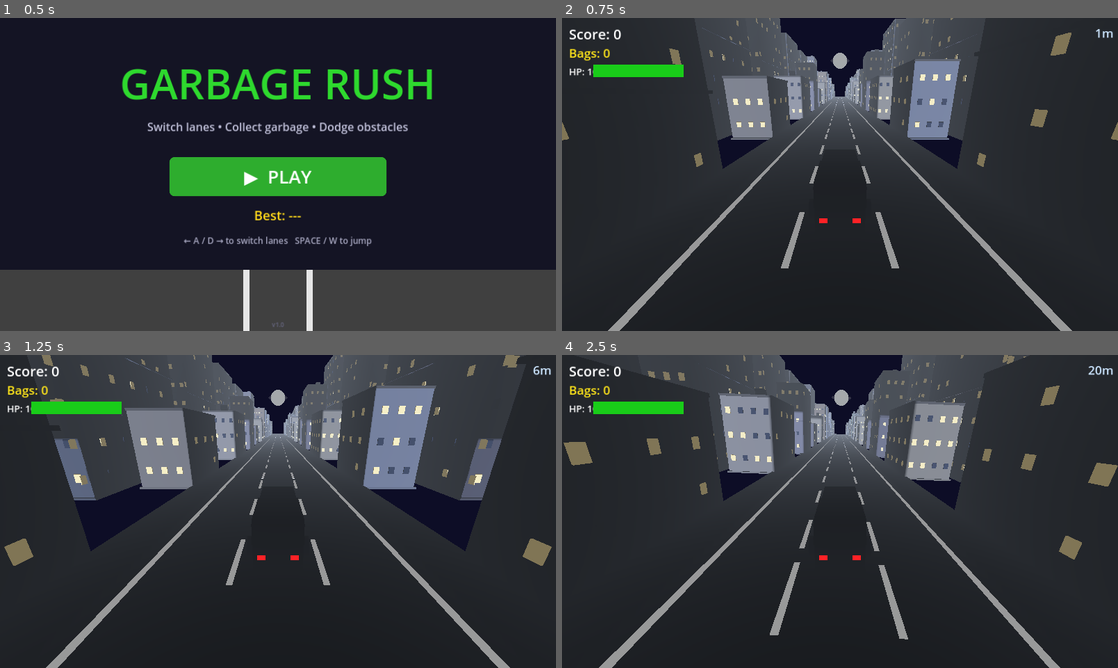
Above: before the commit, frames 1-4 (two rows, left to right).
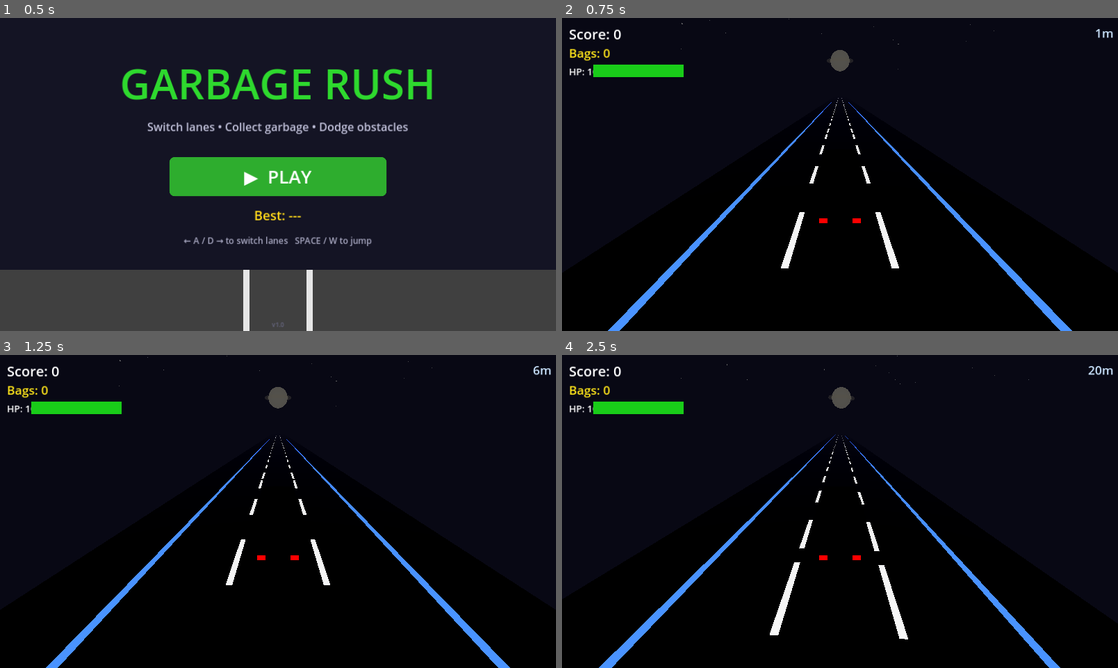
Above: after the commit, the same moments.

Repository: bhavyat81/runner
Game: Godot game, scene res://scenes/main_menu.tscn
Two runs of this game, one before a commit and one after it. Both use one fixed random seed, a clock stepped at 60 frames per second and the inputs below.
Inputs (mouse positions are in pixels of both pictures, inside the frame that each line leads up to):
- Up to frame 1 (0.5 s): no input
- Up to frame 2 (0.75 s): click "▶ PLAY" at 0.5 s
- Up to frame 3 (1.25 s): no input
- Up to frame 4 (2.5 s): move the mouse to (962, 495) at 1.27 s; hold D (move_right) 1.28-2.03 s; click (962, 495) at 1.42 s; tap Space (jump) at 1.52, 2.27 s; move the mouse to (728, 527) at 2.02 s; hold A (move_left) from 2.03 s (still down)

Frame 1 is identical in both runs. In frame 2, 96% of the frame differs, in the area x 0-100%, y 0-100%; in frame 3, 93%; in frame 4, 96%.
Error after the commit: Parse Error: Cannot infer the type of "chosen_color" variable because the value doesn't have a set type. (res://scripts/building.gd:155)

Commit message:
Comprehensive graphics upgrade: wet road, neon lights, metallic materials, stars, moon, effects
Co-authored-by: bhavyat81 <233542359+bhavyat81@users.noreply.github.com>

Diff:
--- a/scenes/game.tscn
+++ b/scenes/game.tscn
@@ -5,12 +5,13 @@
 
 [sub_resource type="Environment" id="Environment_sky"]
 background_mode = 1
-background_color = Color(0.05, 0.05, 0.15, 1)
+background_color = Color(0.03, 0.03, 0.08, 1)
 ambient_light_source = 1
 ambient_light_color = Color(0.3, 0.35, 0.5, 1)
-ambient_light_energy = 0.4
+ambient_light_energy = 0.55
 fog_enabled = true
-fog_density = 0.008
+fog_density = 0.012
+fog_light_color = Color(0.03, 0.03, 0.08, 1)
 fog_sky_affect = 0.5
 
 [sub_resource type="BoxShape3D" id="BoxShape3D_ground"]
@@ -24,8 +25,8 @@
 
 [node name="Sun" type="DirectionalLight3D" parent="."]
 transform = Transform3D(1, 0, 0, 0, 0.766, -0.643, 0, 0.643, 0.766, 0, 20, 10)
-light_color = Color(0.7, 0.75, 0.9, 1)
-light_energy = 0.6
+light_color = Color(0.8, 0.82, 0.95, 1)
+light_energy = 0.75
 shadow_enabled = true
 
 [node name="Ground" type="StaticBody3D" parent="."]
--- a/scenes/truck.tscn
+++ b/scenes/truck.tscn
@@ -28,6 +28,17 @@
 
 [sub_resource type="BoxMesh" id="BoxMesh_taillight"]
 size = Vector3(0.28, 0.18, 0.08)
+
+[sub_resource type="BoxMesh" id="BoxMesh_underglow"]
+size = Vector3(1.6, 0.06, 5.0)
+
+[sub_resource type="StandardMaterial3D" id="Mat_underglow"]
+albedo_color = Color(0.0, 1.0, 0.8, 0.4)
+emission_enabled = true
+emission = Color(0.0, 1.0, 0.8, 1.0)
+emission_energy_multiplier = 1.5
+transparency = 1
+shading_mode = 1
 
 [sub_resource type="CylinderMesh" id="CylinderMesh_wheel"]
 top_radius = 0.38
@@ -47,12 +58,16 @@
 
 [sub_resource type="StandardMaterial3D" id="Mat_compactor"]
 albedo_color = Color(0.15, 0.55, 0.15, 1)
+metallic = 0.4
+roughness = 0.3
 
 [sub_resource type="StandardMaterial3D" id="Mat_hopper"]
 albedo_color = Color(0.1, 0.35, 0.1, 1)
 
 [sub_resource type="StandardMaterial3D" id="Mat_cabin"]
 albedo_color = Color(0.9, 0.9, 0.9, 1)
+metallic = 0.4
+roughness = 0.3
 
 [sub_resource type="StandardMaterial3D" id="Mat_windshield"]
 albedo_color = Color(0.55, 0.78, 0.95, 1)
@@ -60,10 +75,10 @@
 roughness = 0.1
 
 [sub_resource type="StandardMaterial3D" id="Mat_headlight"]
-albedo_color = Color(1.0, 0.9, 0.2, 1)
+albedo_color = Color(1.0, 1.0, 1.0, 1)
 emission_enabled = true
-emission = Color(1.0, 0.9, 0.2, 1)
-emission_energy_multiplier = 2.0
+emission = Color(1.0, 1.0, 1.0, 1)
+emission_energy_multiplier = 3.0
 
 [sub_resource type="StandardMaterial3D" id="Mat_stripe"]
 albedo_color = Color(1.0, 0.7, 0.0, 1)
@@ -72,7 +87,7 @@
 albedo_color = Color(1.0, 0.0, 0.0, 1)
 emission_enabled = true
 emission = Color(1.0, 0.0, 0.0, 1)
-emission_energy_multiplier = 1.5
+emission_energy_multiplier = 2.0
 
 [sub_resource type="StandardMaterial3D" id="Mat_hubcap"]
 albedo_color = Color(0.7, 0.7, 0.7, 1)
@@ -184,6 +199,11 @@
 transform = Transform3D(1, 0, 0, 0, 1, 0, 0, 0, 1, 0, 0.9, 0)
 shape = SubResource("BoxShape3D_truck")
 
+[node name="Underglow" type="MeshInstance3D" parent="."]
+transform = Transform3D(1, 0, 0, 0, 1, 0, 0, 0, 1, 0, -0.02, 0)
+mesh = SubResource("BoxMesh_underglow")
+surface_material_override/0 = SubResource("Mat_underglow")
+
 [node name="Camera3D" type="Camera3D" parent="."]
 transform = Transform3D(1, 0, 0, 0, 0.94, 0.342, 0, -0.342, 0.94, 0, 4.5, 9.0)
 fov = 70.0
--- a/scripts/building.gd
+++ b/scripts/building.gd
@@ -13,20 +13,23 @@
 
 	var mat := StandardMaterial3D.new()
 	mat.albedo_color = color
+	mat.metallic = 0.05
+	mat.roughness = 0.7
 	mesh_instance.material_override = mat
 
 	# Add details
 	_add_windows(height, width, depth)
 	_add_ledges(height, width, depth, color)
 	_add_roof(height, width, depth)
+	_add_neon_accent(height, width, depth)
 
 func _add_windows(height: float, width: float, depth: float) -> void:
 	# Create two window materials — lit and dark
 	var lit_mat := StandardMaterial3D.new()
-	lit_mat.albedo_color = Color(1.0, 0.95, 0.7, 1.0)
+	lit_mat.albedo_color = Color(1.0, 0.85, 0.5, 1.0)
 	lit_mat.emission_enabled = true
-	lit_mat.emission = Color(1.0, 0.9, 0.6, 1.0)
-	lit_mat.emission_energy_multiplier = 0.5
+	lit_mat.emission = Color(1.0, 0.85, 0.5, 1.0)
+	lit_mat.emission_energy_multiplier = 1.2
 
 	var dark_mat := StandardMaterial3D.new()
 	dark_mat.albedo_color = Color(0.15, 0.2, 0.3, 1.0)
@@ -124,3 +127,43 @@
 		structure.material_override = structure_mat
 		structure.position = Vector3(randf_range(-1.0, 1.0), height + 0.8, 0.0)
 		add_child(structure)
+
+	# Rooftop aviation light on tall buildings
+	if height > 12.0:
+		var light_mat := StandardMaterial3D.new()
+		light_mat.albedo_color = Color(1.0, 0.0, 0.0, 1.0)
+		light_mat.emission_enabled = true
+		light_mat.emission = Color(1.0, 0.0, 0.0, 1.0)
+		light_mat.emission_energy_multiplier = 2.0
+		light_mat.shading_mode = BaseMaterial3D.SHADING_MODE_UNSHADED
+		var light_sphere := SphereMesh.new()
+		light_sphere.radius = 0.18
+		light_sphere.height = 0.36
+		var avi_light := MeshInstance3D.new()
+		avi_light.mesh = light_sphere
+		avi_light.material_override = light_mat
+		avi_light.position = Vector3(0.0, height + 0.5, 0.0)
+		add_child(avi_light)
+
+func _add_neon_accent(height: float, width: float, depth: float) -> void:
+	# Thin glowing neon strip at the base of the building
+	var neon_colors := [
+		Color(0.0, 1.0, 1.0, 1.0),   # cyan
+		Color(1.0, 0.0, 1.0, 1.0),   # magenta
+		Color(1.0, 0.95, 0.7, 1.0),  # warm white
+	]
+	var chosen_color := neon_colors[randi() % neon_colors.size()]
+	var neon_mat := StandardMaterial3D.new()
+	neon_mat.albedo_color = chosen_color
+	neon_mat.emission_enabled = true
+	neon_mat.emission = chosen_color
+	neon_mat.emission_energy_multiplier = 1.5
+	neon_mat.shading_mode = BaseMaterial3D.SHADING_MODE_UNSHADED
+
+	var strip_mesh := BoxMesh.new()
+	strip_mesh.size = Vector3(width + 0.32, 0.08, depth + 0.32)
+	var strip := MeshInstance3D.new()
+	strip.mesh = strip_mesh
+	strip.material_override = neon_mat
+	strip.position = Vector3(0.0, 0.22, 0.0)
+	add_child(strip)
--- a/scripts/collect_effect.gd
+++ b/scripts/collect_effect.gd
@@ -7,6 +7,8 @@
 var _particles: Array[MeshInstance3D] = []
 var _velocities: Array[Vector3] = []
 var _lifetimes: Array[float] = []
+var _ring: MeshInstance3D = null
+var _ring_mat: StandardMaterial3D = null
 var _elapsed: float = 0.0
 const LIFETIME: float = 0.5
 const PARTICLE_COUNT: int = 8
@@ -15,15 +17,15 @@
 	for i in range(PARTICLE_COUNT):
 		var mi := MeshInstance3D.new()
 		var sphere := SphereMesh.new()
-		sphere.radius = 0.12
-		sphere.height = 0.24
+		sphere.radius = 0.18
+		sphere.height = 0.36
 		mi.mesh = sphere
 
 		var mat := StandardMaterial3D.new()
 		mat.albedo_color = color
 		mat.emission_enabled = true
 		mat.emission = color
-		mat.emission_energy_multiplier = 2.0
+		mat.emission_energy_multiplier = 4.0
 		mat.transparency = BaseMaterial3D.TRANSPARENCY_ALPHA
 		mat.shading_mode = BaseMaterial3D.SHADING_MODE_UNSHADED
 		mi.material_override = mat
@@ -36,6 +38,23 @@
 		var speed := randf_range(2.5, 5.0)
 		_velocities.append(Vector3(cos(angle) * speed, randf_range(2.0, 4.5), sin(angle) * speed))
 		_lifetimes.append(LIFETIME * randf_range(0.7, 1.0))
+
+	# Ring burst — expanding torus that fades out
+	var torus := TorusMesh.new()
+	torus.inner_radius = 0.1
+	torus.outer_radius = 0.5
+	_ring = MeshInstance3D.new()
+	_ring.mesh = torus
+	_ring_mat = StandardMaterial3D.new()
+	_ring_mat.albedo_color = color
+	_ring_mat.emission_enabled = true
+	_ring_mat.emission = color
+	_ring_mat.emission_energy_multiplier = 4.0
+	_ring_mat.transparency = BaseMaterial3D.TRANSPARENCY_ALPHA
+	_ring_mat.shading_mode = BaseMaterial3D.SHADING_MODE_UNSHADED
+	_ring.material_override = _ring_mat
+	_ring.rotation_degrees.x = 90.0
+	add_child(_ring)
 
 func _process(delta: float) -> void:
 	_elapsed += delta
@@ -53,3 +72,10 @@
 		var mat: StandardMaterial3D = _particles[i].material_override
 		if mat:
 			mat.albedo_color.a = 1.0 - t
+
+	# Expand ring outward and fade
+	if _ring and _ring_mat:
+		var rt := _elapsed / LIFETIME
+		var ring_scale := lerpf(0.5, 4.0, rt)
+		_ring.scale = Vector3(ring_scale, ring_scale, ring_scale)
+		_ring_mat.albedo_color.a = 1.0 - rt
--- a/scripts/game.gd
+++ b/scripts/game.gd
@@ -267,8 +267,8 @@
 func _create_moon() -> void:
 	var moon := MeshInstance3D.new()
 	var sphere := SphereMesh.new()
-	sphere.radius = 6.0
-	sphere.height = 12.0
+	sphere.radius = 8.0
+	sphere.height = 16.0
 	moon.mesh = sphere
 
 	var mat := StandardMaterial3D.new()
@@ -281,18 +281,18 @@
 	moon.position = MOON_POSITION
 	add_child(moon)
 
-	# Soft halo glow ring around the moon
+	# Soft halo glow ring around the moon — larger and brighter
 	var halo := MeshInstance3D.new()
 	var torus := TorusMesh.new()
-	torus.inner_radius = 6.4
-	torus.outer_radius = 8.0
+	torus.inner_radius = 8.6
+	torus.outer_radius = 11.0
 	halo.mesh = torus
 
 	var halo_mat := StandardMaterial3D.new()
-	halo_mat.albedo_color = Color(1.0, 0.95, 0.8, 0.25)
+	halo_mat.albedo_color = Color(1.0, 0.95, 0.8, 0.35)
 	halo_mat.emission_enabled = true
 	halo_mat.emission = Color(1.0, 0.95, 0.8, 1.0)
-	halo_mat.emission_energy_multiplier = 0.8
+	halo_mat.emission_energy_multiplier = 1.2
 	halo_mat.shading_mode = BaseMaterial3D.SHADING_MODE_UNSHADED
 	halo_mat.transparency = BaseMaterial3D.TRANSPARENCY_ALPHA
 	halo.set_surface_override_material(0, halo_mat)
@@ -309,9 +309,12 @@
 
 	var crater_data := [
 		# [offset_from_center, radius]
-		[Vector3(-2.2, 1.5, -5.5), 1.1],
-		[Vector3(2.8, -1.0, -5.3), 0.75],
-		[Vector3(-0.5, -3.0, -4.8), 0.55],
+		[Vector3(-2.9, 2.0, -7.3), 1.4],
+		[Vector3(3.7, -1.3, -7.1), 1.0],
+		[Vector3(-0.7, -4.0, -6.4), 0.75],
+		[Vector3(1.8, 3.5, -6.8), 0.6],
+		[Vector3(-4.5, -0.5, -6.6), 0.85],
+		[Vector3(2.5, -3.2, -7.0), 0.5],
 	]
 	for cd in crater_data:
 		var crater := MeshInstance3D.new()
@@ -322,6 +325,41 @@
 		crater.set_surface_override_material(0, crater_mat)
 		crater.position = MOON_POSITION + cd[0]
 		add_child(crater)
+
+	# Stars — small white spheres scattered in the sky
+	var star_mat := StandardMaterial3D.new()
+	star_mat.albedo_color = Color(1.0, 1.0, 1.0, 1.0)
+	star_mat.emission_enabled = true
+	star_mat.emission = Color(1.0, 1.0, 1.0, 1.0)
+	star_mat.emission_energy_multiplier = 2.0
+	star_mat.shading_mode = BaseMaterial3D.SHADING_MODE_UNSHADED
+
+	var rng := RandomNumberGenerator.new()
+	rng.seed = 42  # Fixed seed for consistent star placement
+	for i in range(40):
+		var star := MeshInstance3D.new()
+		var star_sphere := SphereMesh.new()
+		var star_size := rng.randf_range(0.1, 0.35)
+		star_sphere.radius = star_size
+		star_sphere.height = star_size * 2.0
+		star.mesh = star_sphere
+		# Some stars have slight emission variation for twinkling effect
+		if rng.randf() < 0.4:
+			var twinkle_mat := StandardMaterial3D.new()
+			twinkle_mat.albedo_color = Color(0.9, 0.95, 1.0, 1.0)
+			twinkle_mat.emission_enabled = true
+			twinkle_mat.emission = Color(0.9, 0.95, 1.0, 1.0)
+			twinkle_mat.emission_energy_multiplier = 3.5
+			twinkle_mat.shading_mode = BaseMaterial3D.SHADING_MODE_UNSHADED
+			star.set_surface_override_material(0, twinkle_mat)
+		else:
+			star.set_surface_override_material(0, star_mat)
+		star.position = Vector3(
+			rng.randf_range(-120.0, 120.0),
+			rng.randf_range(25.0, 70.0),
+			rng.randf_range(-250.0, -80.0)
+		)
+		add_child(star)
 
 func _random_building_color() -> Color:
 	var palette := [
--- a/scripts/garbage_marker.gd
+++ b/scripts/garbage_marker.gd
@@ -51,6 +51,39 @@
 	red_mat.emission_energy_multiplier = 3.0
 	red_mat.transparency = BaseMaterial3D.TRANSPARENCY_ALPHA
 	marker_mesh.material_override = red_mat
+
+	# Radar-ping outer ring — larger transparent cylinder that pulses outward
+	var ring_cyl := CylinderMesh.new()
+	ring_cyl.top_radius = 2.2
+	ring_cyl.bottom_radius = 2.2
+	ring_cyl.height = 0.04
+	var outer_ring := MeshInstance3D.new()
+	outer_ring.mesh = ring_cyl
+	var ring_mat := StandardMaterial3D.new()
+	ring_mat.albedo_color = Color(1.0, 0.2, 0.2, 0.3)
+	ring_mat.emission_enabled = true
+	ring_mat.emission = Color(1.0, 0.1, 0.1, 1.0)
+	ring_mat.emission_energy_multiplier = 1.5
+	ring_mat.transparency = BaseMaterial3D.TRANSPARENCY_ALPHA
+	ring_mat.shading_mode = BaseMaterial3D.SHADING_MODE_UNSHADED
+	outer_ring.material_override = ring_mat
+	outer_ring.position = Vector3(0.0, -0.02, 0.0)
+	add_child(outer_ring)
+
+	# Dark fake shadow disc below the marker
+	var shadow_cyl := CylinderMesh.new()
+	shadow_cyl.top_radius = 1.8
+	shadow_cyl.bottom_radius = 1.8
+	shadow_cyl.height = 0.02
+	var shadow := MeshInstance3D.new()
+	shadow.mesh = shadow_cyl
+	var shadow_mat := StandardMaterial3D.new()
+	shadow_mat.albedo_color = Color(0.0, 0.0, 0.0, 0.5)
+	shadow_mat.transparency = BaseMaterial3D.TRANSPARENCY_ALPHA
+	shadow_mat.shading_mode = BaseMaterial3D.SHADING_MODE_UNSHADED
+	shadow.material_override = shadow_mat
+	shadow.position = Vector3(0.0, -0.03, 0.0)
+	add_child(shadow)
 
 	# Falling item — hidden until the marker gets close to the truck.
 	# Actual mesh is built in _build_item_mesh() after is_harmful is known.
@@ -80,7 +113,7 @@
 	var bag_mat := StandardMaterial3D.new()
 	bag_mat.albedo_color = GARBAGE_BAG_COLOR
 	bag_mat.roughness = 0.8
-	bag_mat.metallic = 0.0
+	bag_mat.metallic = 0.1
 	bag_mat.emission_enabled = true
 	bag_mat.emission = Color(0.1, 0.4, 0.1, 1.0)
 	bag_mat.emission_energy_multiplier = 0.5
@@ -133,7 +166,7 @@
 
 	var body_mat := StandardMaterial3D.new()
 	body_mat.albedo_color = Color(0.12, 0.12, 0.15, 1.0)
-	body_mat.metallic = 0.5
+	body_mat.metallic = 0.3
 	body_mat.roughness = 0.2
 	body_mat.emission_enabled = true
 	body_mat.emission = Color(0.15, 0.15, 0.2, 1.0)
@@ -191,7 +224,7 @@
 	screen_mat.albedo_color = Color(0.35, 0.55, 1.0, 1.0)
 	screen_mat.emission_enabled = true
 	screen_mat.emission = Color(0.2, 0.4, 1.0, 1.0)
-	screen_mat.emission_energy_multiplier = 2.0
+	screen_mat.emission_energy_multiplier = 3.0
 	screen_mat.shading_mode = BaseMaterial3D.SHADING_MODE_UNSHADED
 	screen.material_override = screen_mat
 	screen.position = Vector3(0.0, 0.0, -0.53)
@@ -332,7 +365,7 @@
 	var pulse := (sin(pulse_time) + 1.0) * 0.5
 	var mat: StandardMaterial3D = marker_mesh.material_override
 	if mat:
-		mat.emission_energy_multiplier = lerpf(0.8, 2.5, pulse)
+		mat.emission_energy_multiplier = lerpf(1.0, 4.0, pulse)
 
 func _on_body_entered(body: Node3D) -> void:
 	if body.is_in_group("truck") and not collected:
--- a/scripts/obstacle.gd
+++ b/scripts/obstacle.gd
@@ -40,8 +40,8 @@
 
 	var body_mat := StandardMaterial3D.new()
 	body_mat.albedo_color = color
-	body_mat.roughness = 0.4
-	body_mat.metallic = 0.3
+	body_mat.roughness = 0.25
+	body_mat.metallic = 0.5
 	body_mat.emission_enabled = true
 	body_mat.emission = color
 	body_mat.emission_energy_multiplier = 0.5
@@ -54,8 +54,8 @@
 	roof.mesh = roof_mesh
 	var roof_mat := StandardMaterial3D.new()
 	roof_mat.albedo_color = color.darkened(0.2)
-	roof_mat.roughness = 0.4
-	roof_mat.metallic = 0.3
+	roof_mat.roughness = 0.25
+	roof_mat.metallic = 0.5
 	roof_mat.emission_enabled = true
 	roof_mat.emission = color.darkened(0.2)
 	roof_mat.emission_energy_multiplier = 0.3
@@ -67,8 +67,8 @@
 	var win_mat := StandardMaterial3D.new()
 	win_mat.albedo_color = Color(0.2, 0.3, 0.4, 0.7)
 	win_mat.transparency = BaseMaterial3D.TRANSPARENCY_ALPHA
-	win_mat.roughness = 0.1
-	win_mat.metallic = 0.5
+	win_mat.roughness = 0.05
+	win_mat.metallic = 0.7
 	for wx in [-0.91, 0.91]:
 		var win_mesh := BoxMesh.new()
 		win_mesh.size = Vector3(0.05, 0.45, 1.7)
@@ -94,6 +94,22 @@
 		w.rotation_degrees.z = 90.0
 		add_child(w)
 
+	# Front headlights (two small white emissive boxes)
+	var headlight_mat := StandardMaterial3D.new()
+	headlight_mat.albedo_color = Color(1.0, 1.0, 0.9, 1.0)
+	headlight_mat.emission_enabled = true
+	headlight_mat.emission = Color(1.0, 1.0, 0.9, 1.0)
+	headlight_mat.emission_energy_multiplier = 2.5
+	headlight_mat.shading_mode = BaseMaterial3D.SHADING_MODE_UNSHADED
+	for hx in [-0.7, 0.7]:
+		var hl_mesh := BoxMesh.new()
+		hl_mesh.size = Vector3(0.4, 0.18, 0.08)
+		var hl := MeshInstance3D.new()
+		hl.mesh = hl_mesh
+		hl.material_override = headlight_mat
+		hl.position = Vector3(hx, 0.65, -2.04)
+		add_child(hl)
+
 func _build_barrier(color: Color) -> void:
 	# Jersey barrier — tall concrete block, narrow at top, wide at base
 	var barrier_mesh := BoxMesh.new()
@@ -106,7 +122,7 @@
 	mat.roughness = 0.9
 	mat.emission_enabled = true
 	mat.emission = Color(0.6, 0.58, 0.55, 1.0)
-	mat.emission_energy_multiplier = 0.4
+	mat.emission_energy_multiplier = 0.6
 	mesh_instance.material_override = mat
 
 	# Reflective stripe near the top
@@ -118,7 +134,7 @@
 	stripe_mat.albedo_color = color
 	stripe_mat.emission_enabled = true
 	stripe_mat.emission = color
-	stripe_mat.emission_energy_multiplier = 0.8
+	stripe_mat.emission_energy_multiplier = 2.5
 	stripe.material_override = stripe_mat
 	stripe.position = Vector3(0.0, 0.95, 0.0)
 	add_child(stripe)
@@ -137,7 +153,7 @@
 	cone_mat.roughness = 0.7
 	cone_mat.emission_enabled = true
 	cone_mat.emission = Color(1.0, 0.4, 0.0, 1.0)
-	cone_mat.emission_energy_multiplier = 0.6
+	cone_mat.emission_energy_multiplier = 0.8
 	mesh_instance.material_override = cone_mat
 
 	# White reflective band around lower portion
@@ -150,8 +166,8 @@
 	var band_mat := StandardMaterial3D.new()
 	band_mat.albedo_color = Color(1.0, 1.0, 1.0, 1.0)
 	band_mat.emission_enabled = true
-	band_mat.emission = color
-	band_mat.emission_energy_multiplier = 0.5
+	band_mat.emission = Color(1.0, 1.0, 1.0, 1.0)
+	band_mat.emission_energy_multiplier = 1.0
 	band.material_override = band_mat
 	band.position = Vector3(0.0, 0.18, 0.0)
 	add_child(band)
--- a/scripts/road_segment.gd
+++ b/scripts/road_segment.gd
@@ -26,14 +26,16 @@
 	_build_curbs()
 	_build_footpaths()
 
-# --- Road surface (dark asphalt) ---
+# --- Road surface (wet reflective asphalt) ---
 func _build_road() -> void:
 	var road := MeshInstance3D.new()
 	var mesh := BoxMesh.new()
 	mesh.size = Vector3(ROAD_HALF_WIDTH * 2.0, 0.1, SEGMENT_LENGTH)
 	road.mesh = mesh
 	var mat := StandardMaterial3D.new()
-	mat.albedo_color = Color(0.12, 0.12, 0.14, 1.0)
+	mat.albedo_color = Color(0.08, 0.08, 0.12, 1.0)
+	mat.metallic = 0.15
+	mat.roughness = 0.35
 	road.material_override = mat
 	add_child(road)
 
@@ -44,7 +46,7 @@
 	mat.albedo_color = Color(1.0, 1.0, 1.0, 1.0)
 	mat.emission_enabled = true
 	mat.emission = Color(1.0, 1.0, 1.0, 1.0)
-	mat.emission_energy_multiplier = 0.6
+	mat.emission_energy_multiplier = 1.0
 
 	for x: float in LANE_LINE_X:
 		var period := DASH_LENGTH + DASH_GAP
@@ -60,13 +62,13 @@
 			add_child(dash)
 			z += period
 
-# --- Solid white edge lines at X = ±4.5 ---
+# --- Neon blue glowing edge strips at X = ±4.5 ---
 func _build_edge_lines() -> void:
 	var mat := StandardMaterial3D.new()
-	mat.albedo_color = Color(1.0, 1.0, 1.0, 1.0)
+	mat.albedo_color = Color(0.2, 0.4, 1.0, 1.0)
 	mat.emission_enabled = true
-	mat.emission = Color(1.0, 1.0, 1.0, 1.0)
-	mat.emission_energy_multiplier = 0.6
+	mat.emission = Color(0.2, 0.4, 1.0, 1.0)
+	mat.emission_energy_multiplier = 1.5
 
 	for x: float in EDGE_LINE_X:
 		var line := MeshInstance3D.new()
@@ -81,6 +83,7 @@
 func _build_curbs() -> void:
 	var mat := StandardMaterial3D.new()
 	mat.albedo_color = Color(0.62, 0.60, 0.58, 1.0)
+	mat.metallic = 0.1
 
 	for s: int in CURB_X_SIGN:
 		var curb := MeshInstance3D.new()
@@ -95,7 +98,8 @@
 # --- Raised concrete footpaths (X = ±5.0 to ±7.0) ---
 func _build_footpaths() -> void:
 	var mat := StandardMaterial3D.new()
-	mat.albedo_color = Color(0.78, 0.76, 0.73, 1.0)
+	mat.albedo_color = Color(0.82, 0.80, 0.77, 1.0)
+	mat.roughness = 0.85
 
 	for s: int in CURB_X_SIGN:
 		var fp := MeshInstance3D.new()
--- a/scripts/speed_boost.gd
+++ b/scripts/speed_boost.gd
@@ -88,6 +88,9 @@
 	var mat: StandardMaterial3D = mesh_instance.material_override
 	if mat:
 		mat.emission_energy_multiplier = lerpf(2.0, 5.0, pulse)
+	# Breathing scale animation (0.9 to 1.1)
+	var breath_scale := lerpf(0.9, 1.1, pulse)
+	mesh_instance.scale = Vector3(breath_scale, breath_scale, breath_scale)
 	# Slow spin
 	rotation_degrees.y += 90.0 * delta
 
Not shown: 1 places in scenes/truck.tscn that only renumber resources
